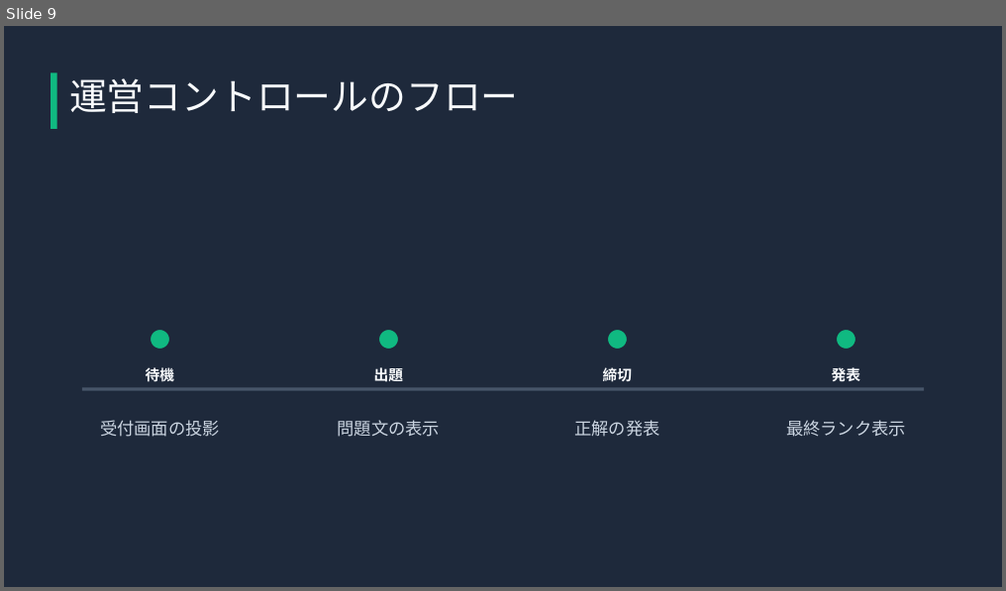
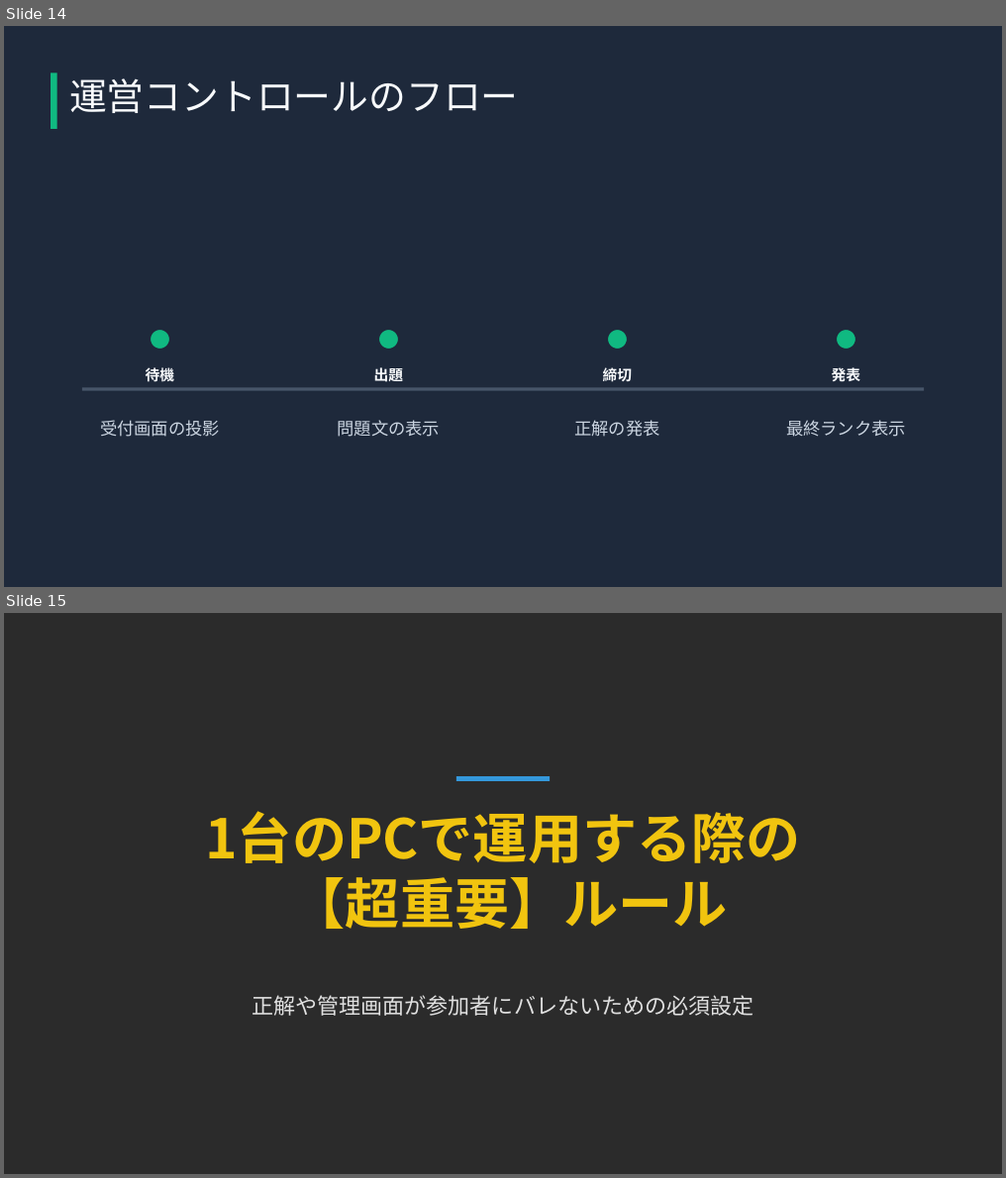
Before and after one commit to h-sakamoto-tech/quiz-app, a slide deck: Manual.pptx. Shown one above the other, each under a label of ours: slide 9 before the commit, slides 14 and 15 after it. The pictures are 1006x591 and 1006x1178 pixels, drawn with LibreOffice and Linux fonts; fonts in the diff are those of the drawing; background and template pictures are left out; a plain dark background stands for a picture behind light text. Boxes give left, top, right and bottom in pixels: in the first picture for what was removed or moved away, otherwise in the second. Text is boxed around its words. In the diff, an @@ line names an element or a change of style, - is before the commit and + after.

```diff
--- a/Manual.pptx
+++ b/Manual.pptx
@@ slide 15 added at box(4, 613, 1002, 1174), background picture (left out) @@
@@ rectangle added at box(456, 776, 549, 780), fill #3498DB @@
@@ text added at box(206, 811, 801, 929), 52.5 pt, text #F1C40F, bold @@
+1台のPCで運用する際の
+【超重要】ルール
@@ text added at box(252, 995, 753, 1016), 21 pt, text #E0E0E0 @@
+正解や管理画面が参加者にバレないための必須設定
@@ what was slide 9 is now slide 14 @@
```
Also in this commit, not shown: 7 other slides added.
